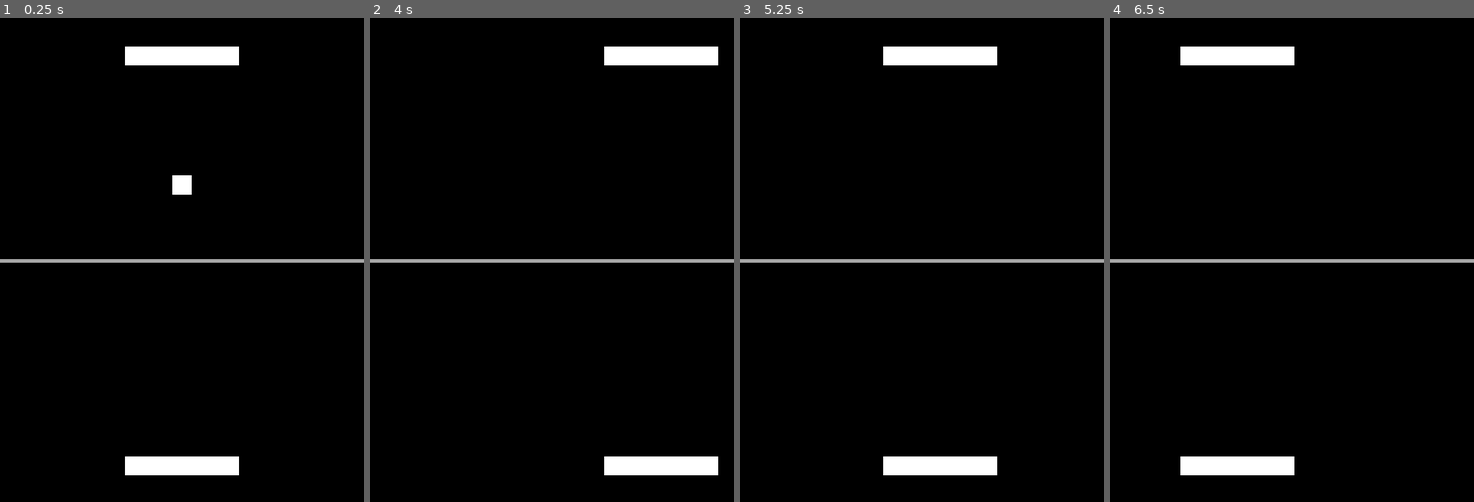
Above: before the commit, frames 1-4 (left to right).
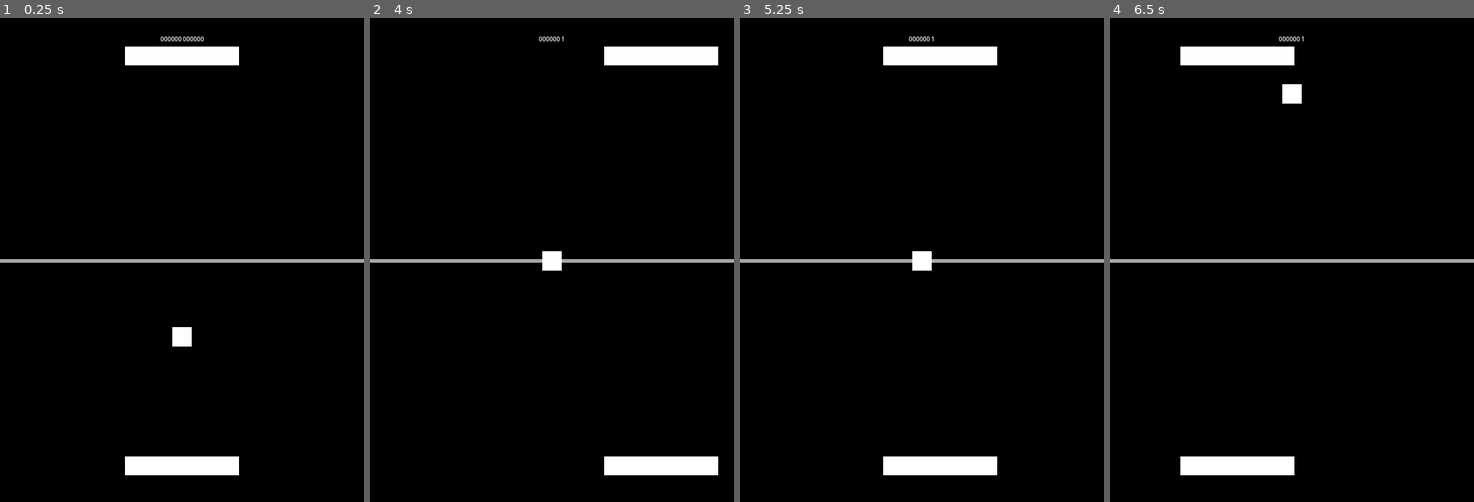
Above: after the commit, the same moments.

Repository: AlixBarreaux/pong-bup
Game: Godot game, scene res://scenes/game.tscn
Same seed, same stepped clock (60 frames per second), same inputs: the game is played once before the commit and once after it. Before the commit the project starts from res://scenes/level.tscn.
Inputs (mouse positions are in pixels of both pictures, inside the frame that each line leads up to):
- Up to frame 1 (0.25 s): no input
- Up to frame 2 (4 s): move the mouse to (632, 235) at 0.52 s; tap Enter at 1.25, 2.75 s; move the mouse to (479, 284) at 1.27 s; tap Space at 2, 3.5 s; move the mouse to (588, 153) at 2.02 s; move the mouse to (533, 356) at 2.77 s; move the mouse to (661, 332) at 3.52 s
- Up to frame 3 (5.25 s): tap Enter at 4.25 s; move the mouse to (812, 187) at 4.27 s; tap Space at 5 s; move the mouse to (940, 260) at 5.02 s
- Up to frame 4 (6.5 s): move the mouse to (1237, 139) at 5.77 s

The runs differ from the first frame. In frame 1, 0.5% of the frame differs, in the area x 44-56%, y 3-68%; in frame 2, 0.3%; in frame 3, 0.3%; in frame 4, 0.3%.

Commit message:
Feat: Score goal which triggers events
This commit's originally goal was to score a goal and update it. Since it's tied to many features at the same time it ended up being pretty biffy but everything is explained as best as possible here.
>Global has a data structure with a list of teams which have their id and score tracked. It's used by many other scenes. (EG: To determine track the kickoffs, goal scored, etc...)
>Team means if we wanted to add more than 2 paddles, each paddle could be assigned to a team.
>Classic game mode is set as default.
>
>The kickoff is given (ie the ball goes towards the team having the kickoff) by turns to each team regardless of who scored.
>
>Many Events are available to help other scenes to react to many differents game phases. It leads to the game flow as follow:
>- A random player gets the kickoff (balls is launched from the center to this player)
>- Goal scored, ball stops and disappears, the ScoreLabel associated to the team which scored is updated, the player who didn't have the kickoff last time gets it next
>- Wait for RoundReadyTimer timeout
>- Ball appears at the center but it doesn't move
>- Wait for BallLaunchAuthorizationTimer
>- Launch the ball
>
>
>goal_scored signal contains data about which team scored a goal, which team failed to defend the goal and how points are scored. (Always 1 point at the moment)
>
>score_changed (and score_increased which is not listened to by anything at the moment) help updating the ScoreLabels and could be used other things with the detailed info this signal holds.
>This info is passed accross many scenes.
>
>ArenaCenter is just a Marker2D which serves as a ref point to any other scene wanting to access it. Ball uses it to reset its global position.
>
>Some scenes calculate their position and collision shape extents automatically on ready such as the ArenaBoundaries scene. It ensures these scenes are properly setup if the viewport size is changed in the project.
>
>Ball has its collision shape square extents available for other scenes such as GoalDetectors which calculates its Area2D extents so the ball disappears from the screen entirely rather than suddenly disappear when barely touching the screen boundary.
>
>ScoringUI checks which game mode is selected.
>On classic mode, ScoreLabels are generated. Each ScoreLabel assigned to a different team.
>On wall game mode, only one label is supposed to be used.
>The labels are still WIP and quite confusing.

Diff:
--- a/autoloads/events.gd
+++ b/autoloads/events.gd
@@ -4,4 +4,7 @@
 
 signal game_started
 
-signal goal_scored
+signal round_ready
+signal ball_launch_authorized
+
+signal goal_scored(last_hit_by_team_id: int, cage_owner_team_id: int, value: int)
--- a/autoloads/global.gd
+++ b/autoloads/global.gd
@@ -2,4 +2,54 @@
 #class_name Global
 
 
-var player_scores: PackedInt32Array = [0, 0]
+enum GameModes {
+	Classic,
+	WallGame
+}
+
+var game_mode: GameModes = GameModes.Classic
+
+var team_count: int = 2
+
+var teams = []
+
+var team_info: Dictionary = {
+	"id": 0,
+	"score": 0
+}
+
+
+func on_goal_scored(last_hit_by_team_id: int, cage_owner_team_id: int, value: int) -> void:
+	increase_score_of_team(last_hit_by_team_id, cage_owner_team_id, value)
+
+
+func _ready() -> void:
+	Events.goal_scored.connect(on_goal_scored)
+
+	for count in team_count:
+		var new_team_info = team_info.duplicate(true)
+		new_team_info.id = count + 1
+		teams.append(new_team_info)
+
+# Value: Increased BY
+signal score_increased(team_id: int, value: int)
+# Value: New updated score
+signal score_changed(team_id: int, value: int)
+
+func increase_score_of_team(last_hit_by_team_id: int, cage_owner_team_id: int, value: int) -> void:
+	print("Increase BEFORE goal: ", teams)
+
+	var team_id_receiving_points: int = 0
+	var updated_score: int = 0
+
+	for team in teams:
+		if team.id != cage_owner_team_id:
+			team.score += value
+
+			team_id_receiving_points = team.id
+			updated_score = team.score
+
+	print("Increase AFTER goal: ", teams)
+
+	self.score_increased.emit(team_id_receiving_points, value)
+	self.score_changed.emit(team_id_receiving_points, updated_score)
--- a/project.godot
+++ b/project.godot
@@ -11,7 +11,7 @@
 [application]
 
 config/name="Pong! Bup..."
-run/main_scene="res://scenes/level.tscn"
+run/main_scene="res://scenes/game.tscn"
 config/features=PackedStringArray("4.2", "GL Compatibility")
 config/icon="res://icon.svg"
 
--- /dev/null
+++ b/scenes/arena_boundaries.tscn
@@ -0,0 +1,18 @@
+[gd_scene load_steps=3 format=3 uid="uid://4gg6y2e5gugh"]
+
+[ext_resource type="Script" path="res://scripts/arena_boundaries.gd" id="1_sv6vw"]
+
+[sub_resource type="RectangleShape2D" id="RectangleShape2D_tt23y"]
+size = Vector2(20, 1280)
+
+[node name="ArenaBoundaries" type="StaticBody2D"]
+collision_mask = 6
+script = ExtResource("1_sv6vw")
+
+[node name="CollisionShape2DLeft" type="CollisionShape2D" parent="."]
+position = Vector2(-10, 640)
+shape = SubResource("RectangleShape2D_tt23y")
+
+[node name="CollisionShape2DRight" type="CollisionShape2D" parent="."]
+position = Vector2(970, 640)
+shape = SubResource("RectangleShape2D_tt23y")
--- /dev/null
+++ b/scenes/arena_center.gd
@@ -0,0 +1,9 @@
+extends Marker2D
+class_name ArenaCenter
+
+
+func _ready() -> void:
+	var viewport_width: float = ProjectSettings.get_setting("display/window/size/viewport_width")
+	var viewport_height: float = ProjectSettings.get_setting("display/window/size/viewport_height")
+
+	self.set_global_position(Vector2((viewport_width / 2), (viewport_height / 2)))
--- /dev/null
+++ b/scenes/ball_launch_authorization_timer.tscn
@@ -0,0 +1,10 @@
+[gd_scene load_steps=2 format=3 uid="uid://c03axt3dwkmrc"]
+
+[ext_resource type="Script" path="res://scripts/ball_launch_authorization_timer.gd" id="1_pkex0"]
+
+[node name="BallLaunchAuthorizationTimer" type="Timer"]
+wait_time = 2.0
+one_shot = true
+script = ExtResource("1_pkex0")
+
+[connection signal="timeout" from="." to="." method="_on_timeout"]
--- a/scenes/goal_detector.tscn
+++ b/scenes/goal_detector.tscn
@@ -6,6 +6,8 @@
 size = Vector2(960, 200)
 
 [node name="GoalDetector" type="Area2D"]
+collision_layer = 0
+collision_mask = 4
 script = ExtResource("1_msuu5")
 
 [node name="CollisionShape2D" type="CollisionShape2D" parent="."]
--- /dev/null
+++ b/scenes/goal_detectors.tscn
@@ -0,0 +1,17 @@
+[gd_scene load_steps=3 format=3 uid="uid://ds65tg1ibwfhm"]
+
+[ext_resource type="PackedScene" uid="uid://be1jcdhbbk6da" path="res://scenes/goal_detector.tscn" id="1_iy14r"]
+[ext_resource type="Script" path="res://scripts/goal_detectors.gd" id="1_wk0qe"]
+
+[node name="GoalDetectors" type="Node2D"]
+script = ExtResource("1_wk0qe")
+
+[node name="GoalDetectorBottom" parent="." instance=ExtResource("1_iy14r")]
+position = Vector2(480, 1380)
+rotation = -3.14159
+team_id = 1
+
+[node name="GoalDetectorTop" parent="." instance=ExtResource("1_iy14r")]
+position = Vector2(480, -100)
+rotation = -3.14159
+team_id = 2
--- a/scenes/level.tscn
+++ b/scenes/level.tscn
@@ -1,46 +1,48 @@
-[gd_scene load_steps=5 format=3 uid="uid://b5fu161rra3ly"]
+[gd_scene load_steps=8 format=3 uid="uid://b5fu161rra3ly"]
 
-[ext_resource type="PackedScene" uid="uid://be1jcdhbbk6da" path="res://scenes/goal_detector.tscn" id="1_r8y3n"]
+[ext_resource type="Script" path="res://scenes/arena_center.gd" id="1_udjgd"]
 [ext_resource type="PackedScene" uid="uid://co0udj3q0ck3u" path="res://scenes/paddles/paddle_player.tscn" id="2_7ttb3"]
+[ext_resource type="PackedScene" uid="uid://4gg6y2e5gugh" path="res://scenes/arena_boundaries.tscn" id="2_htsoi"]
 [ext_resource type="PackedScene" uid="uid://bltkhljwl7yp4" path="res://scenes/ball.tscn" id="3_jv0rx"]
-
-[sub_resource type="RectangleShape2D" id="RectangleShape2D_tt23y"]
-size = Vector2(20, 1280)
+[ext_resource type="PackedScene" uid="uid://ds65tg1ibwfhm" path="res://scenes/goal_detectors.tscn" id="3_kh5r0"]
+[ext_resource type="PackedScene" uid="uid://blnujvjok44oq" path="res://scenes/round_ready_timer.tscn" id="6_ni7n4"]
+[ext_resource type="PackedScene" uid="uid://c03axt3dwkmrc" path="res://scenes/ball_launch_authorization_timer.tscn" id="7_mn8km"]
 
 [node name="Level" type="Node2D"]
+
+[node name="ArenaCenter" type="Marker2D" parent="."]
+position = Vector2(480, 640)
+script = ExtResource("1_udjgd")
 
 [node name="Line2D" type="Line2D" parent="."]
 modulate = Color(0.654232, 0.654232, 0.654232, 1)
 position = Vector2(0, 640)
 points = PackedVector2Array(0, 0, 960, 0)
 
-[node name="ArenaBoundaries" type="StaticBody2D" parent="."]
-collision_mask = 6
-
-[node name="CollisionShape2D" type="CollisionShape2D" parent="ArenaBoundaries"]
-position = Vector2(-10, 640)
-shape = SubResource("RectangleShape2D_tt23y")
-
-[node name="CollisionShape2D2" type="CollisionShape2D" parent="ArenaBoundaries"]
-position = Vector2(970, 640)
-shape = SubResource("RectangleShape2D_tt23y")
-
-[node name="GoalDetectors" type="Node2D" parent="."]
-
-[node name="GoalDetector" parent="GoalDetectors" instance=ExtResource("1_r8y3n")]
-position = Vector2(484, -100)
-
-[node name="GoalDetector2" parent="GoalDetectors" instance=ExtResource("1_r8y3n")]
-position = Vector2(480, 1380)
-rotation = -3.14159
+[node name="ArenaBoundaries" parent="." instance=ExtResource("2_htsoi")]
 
 [node name="Actors" type="Node2D" parent="."]
 
-[node name="Ball" parent="Actors" instance=ExtResource("3_jv0rx")]
+[node name="Balls" type="Node2D" parent="Actors"]
+
+[node name="Ball" parent="Actors/Balls" node_paths=PackedStringArray("arena_center") instance=ExtResource("3_jv0rx")]
 position = Vector2(480, 640)
+arena_center = NodePath("../../../ArenaCenter")
 
-[node name="PaddlePlayer" parent="Actors" instance=ExtResource("2_7ttb3")]
+[node name="Paddles" type="Node2D" parent="Actors"]
+
+[node name="PaddlePlayer" parent="Actors/Paddles" instance=ExtResource("2_7ttb3")]
+position = Vector2(480, 1180)
+
+[node name="PaddlePlayer2" parent="Actors/Paddles" instance=ExtResource("2_7ttb3")]
 position = Vector2(480, 100)
 
-[node name="PaddlePlayer2" parent="Actors" instance=ExtResource("2_7ttb3")]
-position = Vector2(480, 1180)
+[node name="GoalDetectors" parent="." node_paths=PackedStringArray("balls") instance=ExtResource("3_kh5r0")]
+balls = NodePath("../Actors/Balls")
+
+[node name="Timers" type="Node" parent="."]
+
+[node name="RoundReadyTimer" parent="Timers" instance=ExtResource("6_ni7n4")]
+wait_time = 3.0
+
+[node name="BallLaunchAuthorizationTimer" parent="Timers" instance=ExtResource("7_mn8km")]
--- /dev/null
+++ b/scenes/round_ready_timer.tscn
@@ -0,0 +1,10 @@
+[gd_scene load_steps=2 format=3 uid="uid://blnujvjok44oq"]
+
+[ext_resource type="Script" path="res://scripts/round_ready_timer.gd" id="1_6of3u"]
+
+[node name="RoundReadyTimer" type="Timer"]
+wait_time = 2.5
+one_shot = true
+script = ExtResource("1_6of3u")
+
+[connection signal="timeout" from="." to="." method="_on_timeout"]
--- /dev/null
+++ b/scenes/ui/score_label.tscn
@@ -0,0 +1,14 @@
+[gd_scene load_steps=2 format=3 uid="uid://csxeai4npmkof"]
+
+[ext_resource type="Script" path="res://scripts/ui/score_label.gd" id="1_8y24w"]
+
+[node name="ScoreLabel" type="Label"]
+anchors_preset = 15
+anchor_right = 1.0
+anchor_bottom = 1.0
+grow_horizontal = 2
+grow_vertical = 2
+text = "000000"
+horizontal_alignment = 1
+vertical_alignment = 1
+script = ExtResource("1_8y24w")
--- /dev/null
+++ b/scenes/ui/scoring_ui.tscn
@@ -0,0 +1,20 @@
+[gd_scene load_steps=3 format=3 uid="uid://dxqeqvd26m2pd"]
+
+[ext_resource type="PackedScene" uid="uid://csxeai4npmkof" path="res://scenes/ui/score_label.tscn" id="1_2nb3f"]
+[ext_resource type="Script" path="res://scripts/ui/scoring_ui.gd" id="1_20kdl"]
+
+[node name="ScoringUI" type="HBoxContainer"]
+anchors_preset = 10
+anchor_right = 1.0
+offset_bottom = 112.0
+grow_horizontal = 2
+size_flags_horizontal = 3
+size_flags_vertical = 3
+alignment = 1
+script = ExtResource("1_20kdl")
+
+[node name="ScoreLabel" parent="." instance=ExtResource("1_2nb3f")]
+layout_mode = 2
+
+[node name="ScoreLabel2" parent="." instance=ExtResource("1_2nb3f")]
+layout_mode = 2
--- /dev/null
+++ b/scripts/arena_boundaries.gd
@@ -0,0 +1,27 @@
+extends StaticBody2D
+class_name ArenaBoundaries
+
+
+@onready var collision_shape_2d_left: CollisionShape2D = $CollisionShape2DLeft
+@onready var collision_shape_2d_right: CollisionShape2D = $CollisionShape2DRight
+
+
+func _ready() -> void:
+	var viewport_height: float = ProjectSettings.get_setting("display/window/size/viewport_height")
+	var viewport_width: float = ProjectSettings.get_setting("display/window/size/viewport_width")
+
+	var half_viewport_height: float = viewport_height / 2
+
+	var collision_shape_width: float = 200.0
+	var half_collision_shape_width: float = collision_shape_width / 2
+
+
+	var colli_shape_left_global_position: Vector2 = Vector2(-half_collision_shape_width, half_viewport_height)
+	collision_shape_2d_left.set_global_position(colli_shape_left_global_position)
+
+	var colli_shape_right_global_position: Vector2 = Vector2((viewport_width + half_collision_shape_width), half_viewport_height)
+	collision_shape_2d_right.set_global_position(colli_shape_right_global_position)
+
+
+	for collision_shape in self.get_children() as Array[CollisionShape2D]:
+		collision_shape.get_shape().set_size(Vector2(collision_shape_width, viewport_height))
--- a/scripts/ball.gd
+++ b/scripts/ball.gd
@@ -2,17 +2,71 @@
 class_name Ball
 
 
-var speed: float = 800.0
+var last_hit_by_team_id: int = 0
+
+@onready var collision_shape_2d: CollisionShape2D = $CollisionShape2D
+# Used by other scenes calculating their own boundaries
+@onready var colli_shape_square_extents: float = collision_shape_2d.get_shape().get_size().x
+
+@export var speed: float = 800.0
 var direction: Vector2 = Vector2(0.0, 0.0)
 
 
-func _ready():
+var kicker_team_id: int = 0
+
+func launch() -> void:
+	print(self.name, ": Launch!")
+
+	if self.kicker_team_id == 1:
+		self.direction.y = 1
+	else:
+		self.direction.y = -1
+
+
+func stop() -> void:
+	print(self.name, ": Stop!")
+	self.direction = Vector2(0.0, 0.0)
+
+
+@export var arena_center: ArenaCenter = null
+
+
+func on_round_ready() -> void:
+	self.show()
+
+
+func swap_kicker() -> void:
+	if self.kicker_team_id == 1:
+		self.kicker_team_id = 2
+	else:
+		self.kicker_team_id = 1
+	print(self.name, ": Kicker changed on goal to: ", kicker_team_id)
+
+
+func on_goal_scored(_last_hit_by_team_id: int, cage_owner_team_id: int, _value: int) -> void:
+	stop()
+	self.hide()
+	self.set_global_position(arena_center.get_global_position())
+
+	self.swap_kicker()
+
+
+func on_launch_authorized() -> void:
+	self.launch()
+
+
+func _ready() -> void:
+	assert(arena_center != null)
+
+	Events.round_ready.connect(on_round_ready)
+	Events.ball_launch_authorized.connect(on_launch_authorized)
+	Events.goal_scored.connect(on_goal_scored)
+
 	randomize()
-	var initial_direction_y: float = randi() % 2
+	self.kicker_team_id = randi_range(1, Global.team_count)
+	print(self.name, ": Kicker initialized on ready: ", kicker_team_id)
 
-	if initial_direction_y == 0:
-		initial_direction_y = -1
-	self.direction.y = initial_direction_y
+	self.launch()
 
 
 func _physics_process(_delta: float) -> void:
--- /dev/null
+++ b/scripts/ball_launch_authorization_timer.gd
@@ -0,0 +1,15 @@
+extends Timer
+class_name BallLaunchAuthorizationTimer
+
+
+func on_round_ready() -> void:
+	self.start()
+
+
+func _ready() -> void:
+	Events.round_ready.connect(on_round_ready)
+
+
+func _on_timeout() -> void:
+	print(self.name, ": Ball launched emitted!")
+	Events.ball_launch_authorized.emit()
--- a/scripts/goal_detector.gd
+++ b/scripts/goal_detector.gd
@@ -1,2 +1,14 @@
 extends Area2D
 class_name GoalDetector
+
+
+# ID of the team guarding it
+@export var team_id: int = 0
+
+
+func _ready() -> void:
+	assert(team_id > 0)
+
+
+func _on_body_entered(body: Ball) -> void:
+	Events.goal_scored.emit(body.last_hit_by_team_id, self.team_id, 1)
--- /dev/null
+++ b/scripts/goal_detectors.gd
@@ -0,0 +1,38 @@
+extends Node2D
+class_name GoalDetectors
+
+## Detects when a goal is scored, by which team, and which team failed to defend it.
+##
+## It generates its collision shapes automatically on ready.
+## It's set so the ball disappears out of the screen before being handled
+## rather than abruptly stopping it right away when it's still on screen to the player's eye.
+
+
+@export var balls: Node2D = null
+
+@onready var goal_detector_bottom: GoalDetector = $GoalDetectorBottom
+@onready var goal_detector_top: GoalDetector = $GoalDetectorTop
+
+
+func _ready() -> void:
+	assert(balls != null)
+
+	var ball: Ball = balls.get_child(0)
+
+	var viewport_width: float = ProjectSettings.get_setting("display/window/size/viewport_width")
+	var viewport_height: float = ProjectSettings.get_setting("display/window/size/viewport_height")
+
+	var half_viewport_width: float = viewport_width / 2
+
+	var collision_shape_height: float = 200.0
+	var half_collision_shape_height: float = collision_shape_height / 2
+
+	## Gap adding some distance to ensure the ball doesn't disappear suddenly
+	## when touching a GoalDetector (ie when the ball isn't out of the screen yet).
+	var gap_length: float = ball.colli_shape_square_extents * 2
+
+	var detector_bottom_global_position: Vector2 = Vector2(half_viewport_width, (viewport_height + half_collision_shape_height + gap_length))
+	var detector_top_global_position: Vector2 = Vector2(half_viewport_width, (-half_collision_shape_height - gap_length))
+
+	goal_detector_bottom.set_global_position(detector_bottom_global_position)
+	goal_detector_top.set_global_position(detector_top_global_position)
--- /dev/null
+++ b/scripts/round_ready_timer.gd
@@ -0,0 +1,15 @@
+extends Timer
+class_name RoundReadyTimer
+
+
+func on_goal_scored(_last_hit_by_team_id: int, _cage_owner_team_id: int, _value: int) -> void:
+	self.start()
+
+
+func _ready() -> void:
+	Events.goal_scored.connect(on_goal_scored)
+
+
+func _on_timeout() -> void:
+	print(self.name, ": Round ready!")
+	Events.round_ready.emit()
--- /dev/null
+++ b/scripts/ui/score_label.gd
@@ -0,0 +1,20 @@
+extends Label
+class_name ScoreLabel
+
+
+var team_id: int = 0
+
+
+func on_score_changed(team_id_receiving_points: int, value: int) -> void:
+	if self.team_id == team_id_receiving_points:
+		self.set_text(str(value))
+
+
+func _ready() -> void:
+	Global.score_changed.connect(on_score_changed)
+
+	#for team in Global.teams:
+		#print(team.id, " - ", team_id)
+		#if team.id == self.team_id:
+			#self.set_text(team.score)
+	#print("0 score set!")
--- /dev/null
+++ b/scripts/ui/scoring_ui.gd
@@ -0,0 +1,39 @@
+extends HBoxContainer
+class_name ScoringUI
+
+
+var score_labels: Array[Label] = []
+
+
+func on_goal_scored(_last_hit_by_team_id: int, cage_owner_team_id: int, value: int = 1) -> void:
+	#for label in self.get_children():
+		#if label.team_id != cage_owner_team_id:
+			#self.set_text(value)
+	pass
+
+
+func _ready() -> void:
+	var id_counter: int = 1
+
+	for label in self.get_children():
+		label.team_id = id_counter
+		id_counter += 1
+		score_labels.insert(score_labels.size(), label)
+
+
+	match Global.game_mode:
+		Global.GameModes.Classic:
+			for node in self.get_children():
+				node.show()
+		Global.GameModes.WallGame:
+			var counter: int = 0
+
+			for node in self.get_children():
+				if counter == 0:
+					counter += 1
+					continue
+				node.hide()
+		_:
+			printerr("(!) Error: The value doesn't match any from the enum!")
+
+	Events.goal_scored.connect(on_goal_scored)
